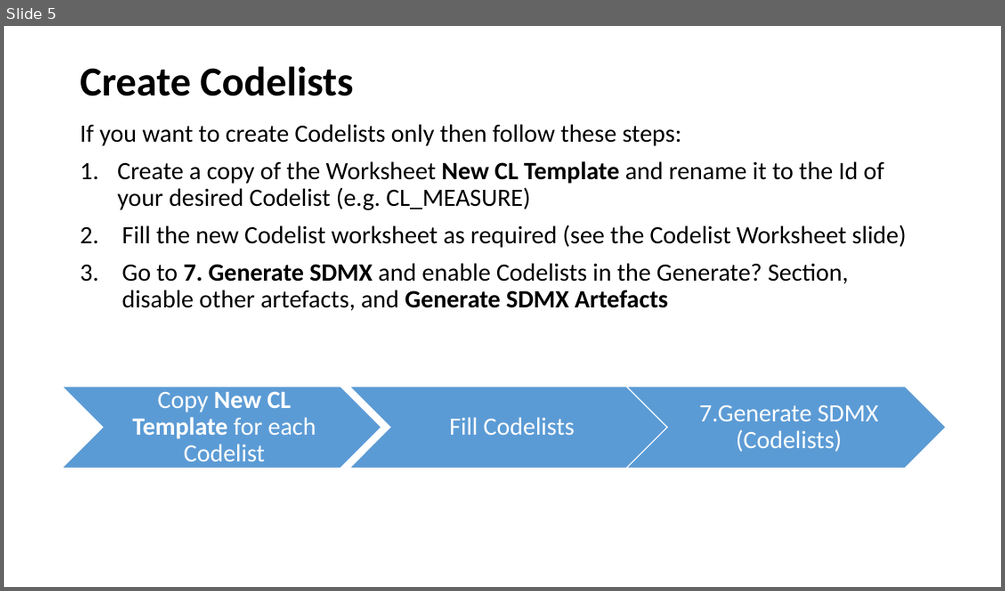
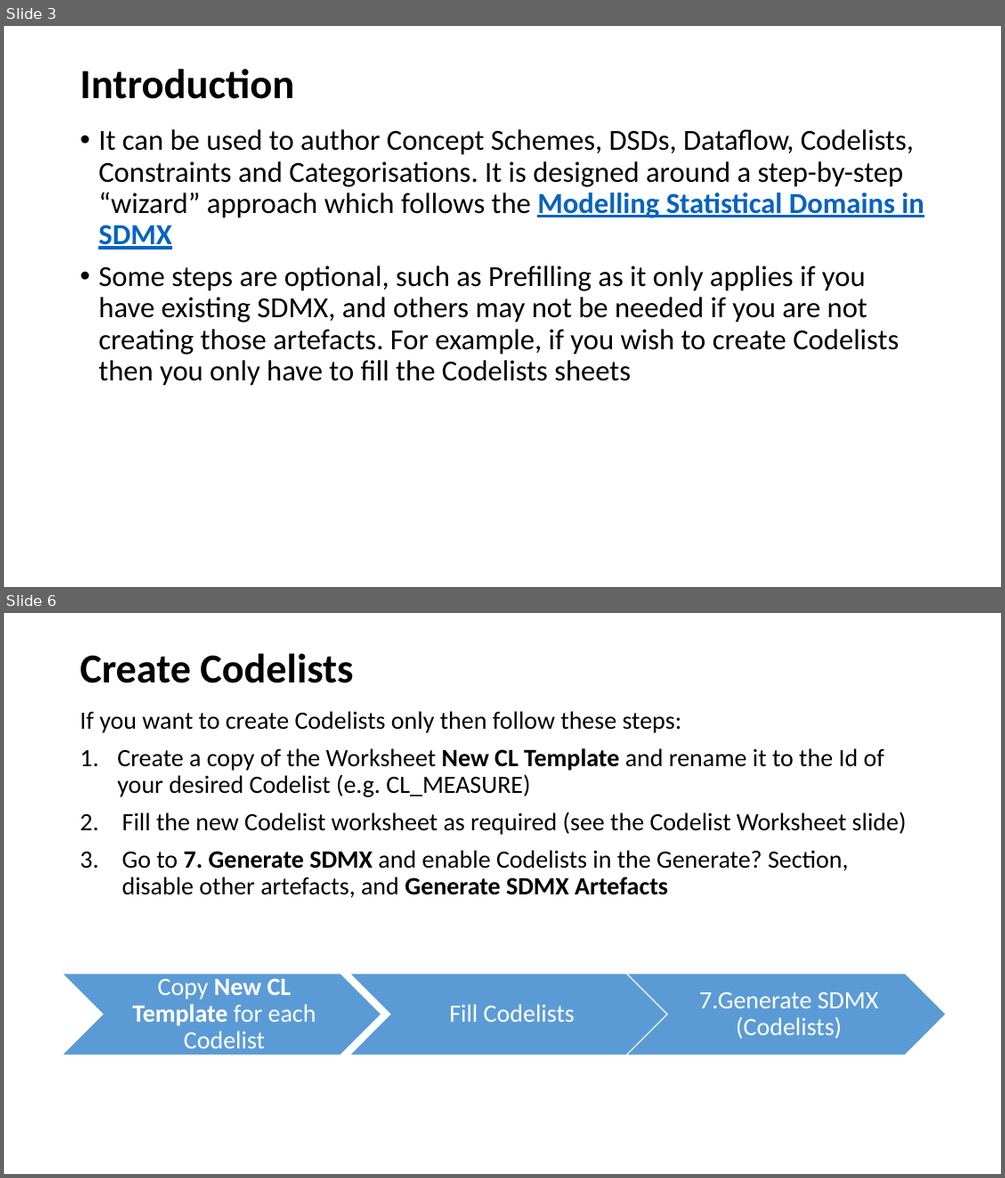
Before and after one commit to OECDSTD/sdmx-matrix-generator, a slide deck: SDMX Matrix Generator User Guide.pptx. Shown one above the other, each under a label of ours: slide 5 before the commit, slides 3 and 6 after it; the slides between them are not shown. The pictures are 1005x591 and 1005x1178 pixels, drawn with LibreOffice and Linux fonts; fonts in the diff are those of the drawing. Boxes give left, top, right and bottom in pixels: in the first picture for what was removed or moved away, otherwise in the second. Text is boxed around its words. In the diff, an @@ line names an element or a change of style, - is before the commit and + after.

```diff
--- a/SDMX Matrix Generator User Guide.pptx
+++ b/SDMX Matrix Generator User Guide.pptx
@@ slide 3 added at (x1=4, y1=26, x2=1001, y2=587), background #FFFFFF @@
@@ title added at (x1=80, y1=69, x2=294, y2=99), 40 pt, text #000000, bold @@
+Introduction
@@ text added at (x1=98, y1=129, x2=924, y2=386), 28 pt, text #000000 @@
+• It can be used to author Concept Schemes, DSDs, Dataflow, Codelists, Constraints and Categorisations. It is designed around a step-by-step “wizard” approach which follows the Modelling Statistical Domains in SDMX
+• Some steps are optional, such as Prefilling as it only applies if you have existing SDMX, and others may not be needed if you are not creating those artefacts. For example, if you wish to create Codelists then you only have to fill the Codelists sheets
@@ what was slide 5 is now slide 6 @@
```
Also in this commit, not shown: 8 slides changed, 1 other slide added, 12 slides removed.
